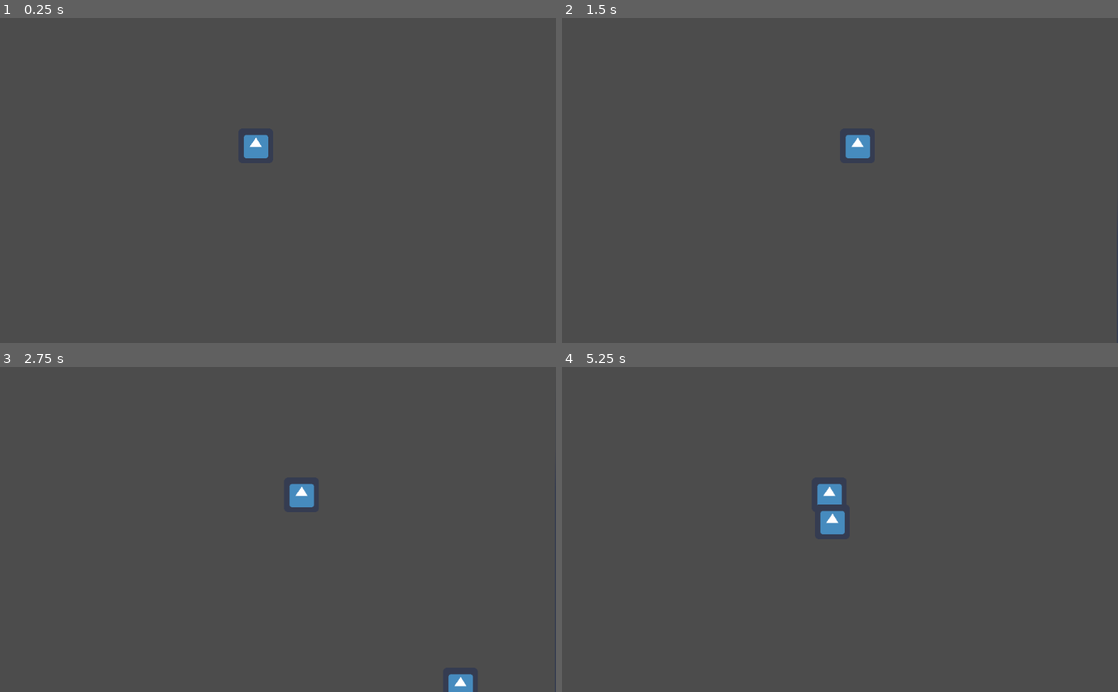
Above: before the commit, frames 1-4 (two rows, left to right).
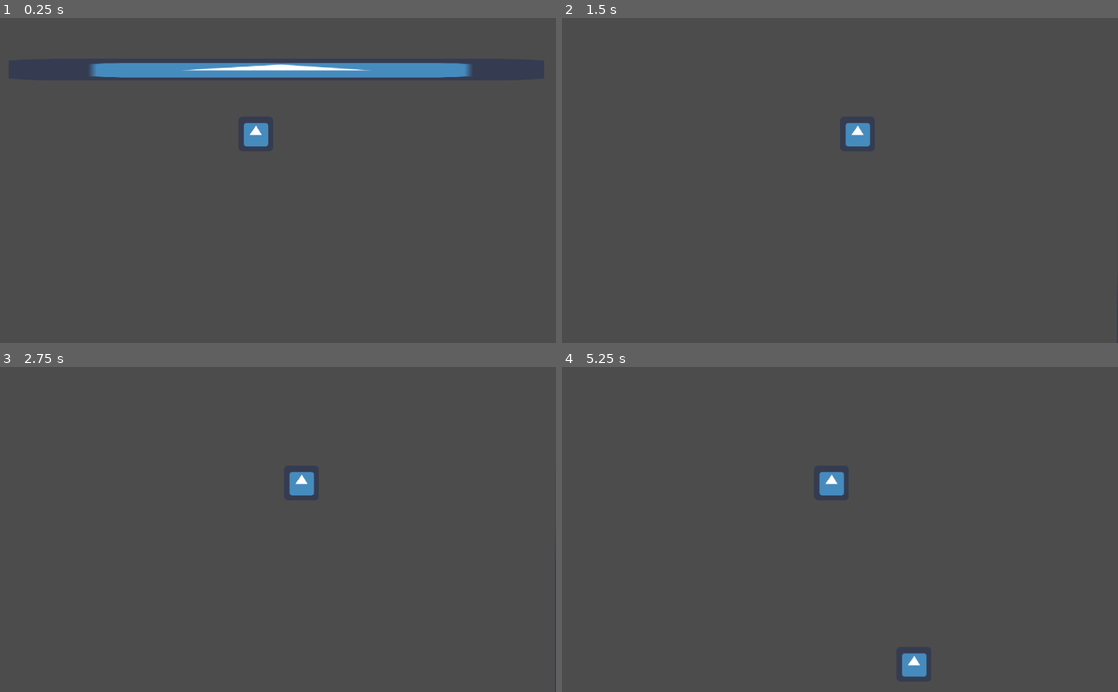
Above: after the commit, the same moments.

Repository: kevinMG01/caida_V_R_K
Game: Godot game, scene res://Nivel_1/Nivel_1.tscn
Same seed, same stepped clock (60 frames per second), same inputs: the game is played once before the commit and once after it. The project has no main scene, so this scene is started directly. The engine's default icon, where the game draws it, is replaced by a stand-in: a white triangle on a blue panel in a dark square.
Inputs:
- Up to frame 1 (0.25 s): no input
- Up to frame 2 (1.5 s): tap Enter (ui_accept) at 0.5, 0.77 s; hold Right (ui_right) 0.53-1.28 s; hold Left (ui_left) from 1.28 s (still down)
- Up to frame 3 (2.75 s): tap Enter (ui_accept) at 1.52, 2 s; release Left (ui_left) at 2.03 s; hold Right (ui_right) from 2.03 s (still down)
- Up to frame 4 (5.25 s): tap Enter (ui_accept) at 3.02, 3.77, 4.52 s; release Right (ui_right) at 3.53 s; hold Left (ui_left) from 3.53 s (still down)

The runs differ from the first frame. In frame 1, 3.5% of the frame differs, in the area x 16-85%, y 13-44%; in frame 2, 0.4%; in frame 3, 0.6%; in frame 4, 1.0%.

Commit message:
segir al jugador
enemigo

Diff:
--- a/Enemigo/Enemigo.gd
+++ b/Enemigo/Enemigo.gd
@@ -6,12 +6,18 @@
 
 var jugador = null
 
+var jugador_abajo = null
+var cantidad_abajo = 180
+
+var nivel = 1
 
 
 func _physics_process(delta):
 	movimiento = Vector2()
-
-	deteccion()
+	if nivel == 1:
+		deteccion()
+	if nivel == 2:
+		deteccion_seguir()
 
 	#if jugador != null:
 	#	movimiento = position.direction_to(jugador.position)
@@ -27,16 +33,38 @@
 			movimiento.x -= cantidad
 		if global_position.x < jugador.global_position.x - 6:
 			movimiento.x += cantidad
+		if global_position.y < jugador.global_position.x - 6:
+			movimiento.y += cantidad
 
+func deteccion_seguir():
+
+	if jugador_abajo != null:
+		movimiento = position.direction_to(jugador_abajo.position)
+	else:
+		movimiento = Vector2()
+
+	movimiento = movimiento.normalized()* cantidad_abajo
+
+	pass
 
 func _on_Area2D_body_entered(body):
 	if body.get_name() == "Player":
 		jugador = body
 
 
-	pass # Replace with function body.
 
 
 func _on_Area2D_body_exited(body):
 	jugador = null
 	pass # Replace with function body.
+
+
+
+
+
+func _on_abajo_body_entered(body):
+	if body.get_name() == "Player":
+		jugador_abajo = body
+
+func _on_abajo_body_exited(body):
+	jugador_abajo = null
--- a/Enemigo/Enemigo.tscn
+++ b/Enemigo/Enemigo.tscn
@@ -7,7 +7,10 @@
 radius = 19.4165
 
 [sub_resource type="RectangleShape2D" id=2]
-extents = Vector2( 962, 275.391 )
+extents = Vector2( 962, 206 )
+
+[sub_resource type="RectangleShape2D" id=3]
+extents = Vector2( 968, 271.5 )
 
 [node name="Enemigo" type="KinematicBody2D"]
 script = ExtResource( 1 )
@@ -22,8 +25,16 @@
 collision_layer = 3
 
 [node name="CollisionShape2D" type="CollisionShape2D" parent="Area2D"]
-position = Vector2( 63, -111.609 )
+position = Vector2( 63, -181 )
 shape = SubResource( 2 )
+
+[node name="abajo" type="Area2D" parent="."]
+
+[node name="CollisionShape2D" type="CollisionShape2D" parent="abajo"]
+position = Vector2( 57, 297.5 )
+shape = SubResource( 3 )
 
 [connection signal="body_entered" from="Area2D" to="." method="_on_Area2D_body_entered"]
 [connection signal="body_exited" from="Area2D" to="." method="_on_Area2D_body_exited"]
+[connection signal="body_entered" from="abajo" to="." method="_on_abajo_body_entered"]
+[connection signal="body_exited" from="abajo" to="." method="_on_abajo_body_exited"]
--- a/Nivel_1/Nivel_1.tscn
+++ b/Nivel_1/Nivel_1.tscn
@@ -9,7 +9,7 @@
 script = ExtResource( 4 )
 
 [node name="Player" parent="." instance=ExtResource( 1 )]
-position = Vector2( 471, -333 )
+position = Vector2( 471, -493 )
 
 [node name="minimo" type="Position2D" parent="Player" groups=["min"]]
 position = Vector2( -471, -304 )
@@ -18,7 +18,7 @@
 position = Vector2( 632, 4231 )
 
 [node name="Camera2D" type="Camera2D" parent="Player"]
-position = Vector2( 0, 64 )
+position = Vector2( 0, 86 )
 current = true
 limit_left = 0
 limit_right = 1100
@@ -27,19 +27,19 @@
 [node name="Enemigos" type="Node" parent="."]
 
 [node name="Enemigo" parent="Enemigos" instance=ExtResource( 3 )]
-position = Vector2( 1014, 401 )
+position = Vector2( 935, 401 )
 
 [node name="Enemigo2" parent="Enemigos" instance=ExtResource( 3 )]
-position = Vector2( 36, 1158 )
+position = Vector2( 70, 1158 )
 
 [node name="Enemigo3" parent="Enemigos" instance=ExtResource( 3 )]
-position = Vector2( 913, 1856 )
+position = Vector2( 917, 1856 )
 
 [node name="Enemigo4" parent="Enemigos" instance=ExtResource( 3 )]
-position = Vector2( 22, 2591 )
+position = Vector2( 72, 2566 )
 
 [node name="Enemigo5" parent="Enemigos" instance=ExtResource( 3 )]
-position = Vector2( 915, 3386 )
+position = Vector2( 905, 3316 )
 
 [node name="Pared" type="Node" parent="."]
 
Not shown: 1 places in Enemigo/Enemigo.tscn that only renumber resources
